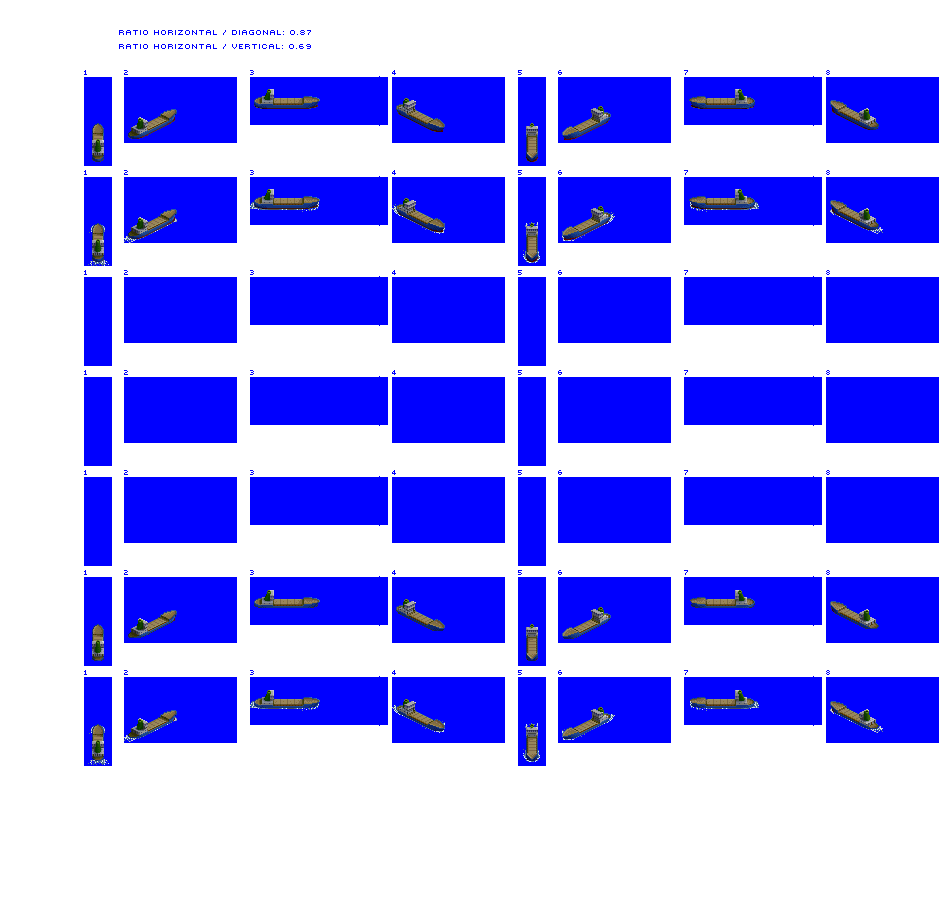
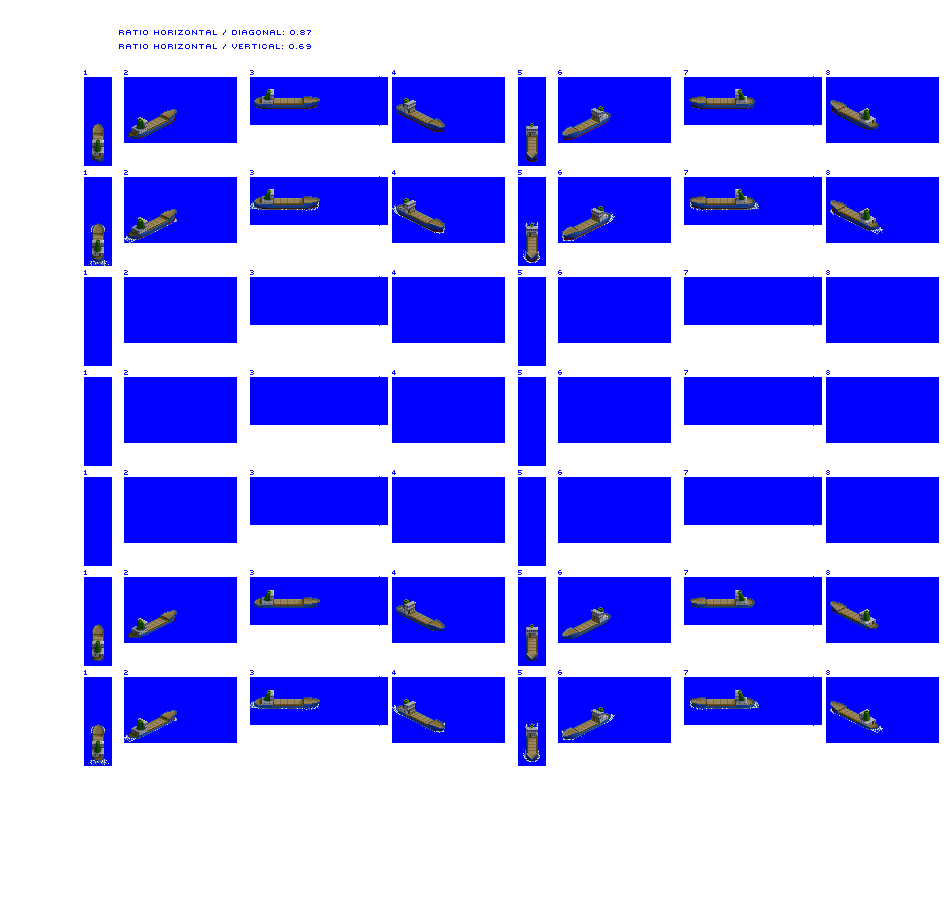
Revision of a layered w=950, h=900 image; what changed, layer by layer:
painted on "Trader unloaded" over [93, 107, 875, 256]
painted on "Trader loaded" over [93, 608, 875, 757]
